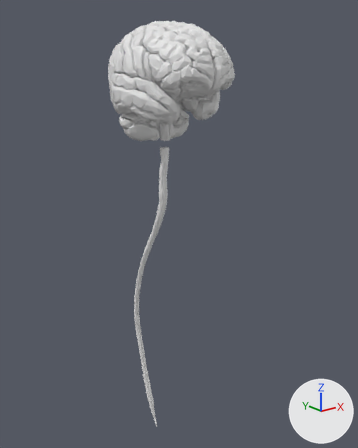
Two versions of the glTF model apps/web/public/models/nervous.glb, one commit apart.
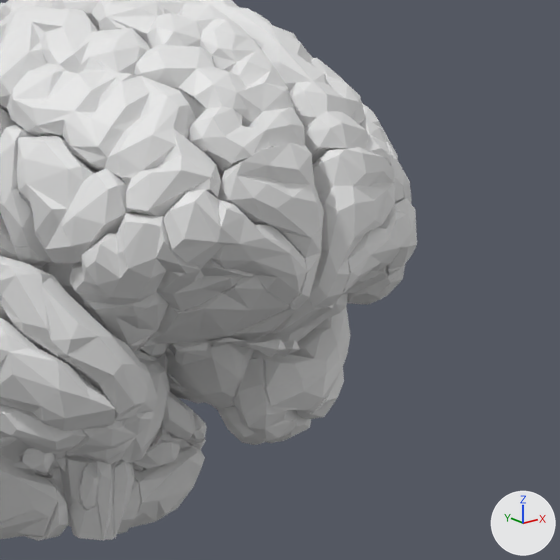
Each version is shown whole from a 50 mm lens placed at (-0.393, -0.51, 0.848), pointed at (0.016, 0.001, 0.643), then close up on the part from 40% to 74% of the width and 5% to 32% of the height. The lights are fixed; the arrows at lower right show +X, +Y and +Z. The older version's two pictures come first. Where no turn or scale is listed for an object, it has been applied to the vertices.

Names of what the first close-up shows: 'brain'.
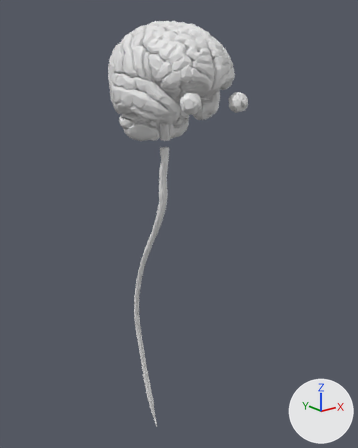
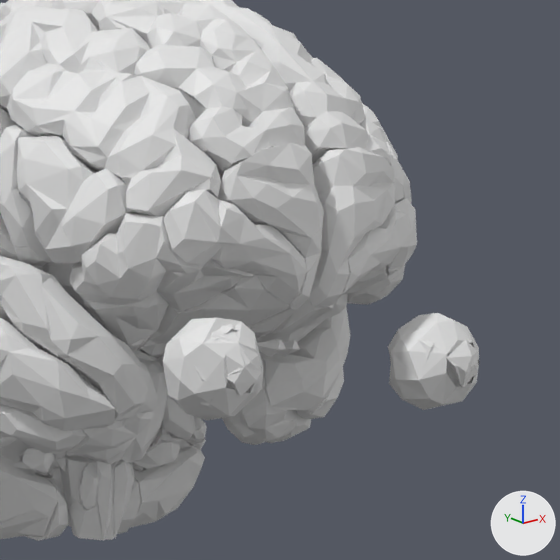
Pixel boxes (x1, y1, x2, y2) of what changed, in the close-ups (560 x 560 px):
```json
{"object": "eyes.001", "change": "added", "after": [163, 317, 263, 420]}
{"object": "eyes", "change": "added", "after": [388, 313, 479, 410]}
```

Scene script edits in JSON lines:
```json
{"op": "add", "block": "me_eyes_001", "code": ["me_eyes_001 = bpy.data.meshes.new('eyes.001')", "me_eyes_001.from_pydata(...)  # 2852 vertices, 6778 faces; spans x -0.0118..0.0118, y -0.0123..0.0123, z -0.0119..0.0119"]}
{"op": "add", "block": "me_eyes", "code": ["me_eyes = bpy.data.meshes.new('eyes')", "me_eyes.from_pydata(...)  # 1601 vertices, 4042 faces; spans x -0.0118..0.0118, y -0.0122..0.0122, z -0.0119..0.0119"]}
{"op": "add", "block": "ob_eyes_001", "code": ["ob_eyes_001 = bpy.data.objects.new('eyes.001', me_eyes_001)", "ob_eyes_001.location = (-0.035, -0.0839, 0.811)"]}
{"op": "add", "block": "ob_eyes", "code": ["ob_eyes = bpy.data.objects.new('eyes', me_eyes)", "ob_eyes.location = (0.039, -0.083, 0.8098)"]}
```
